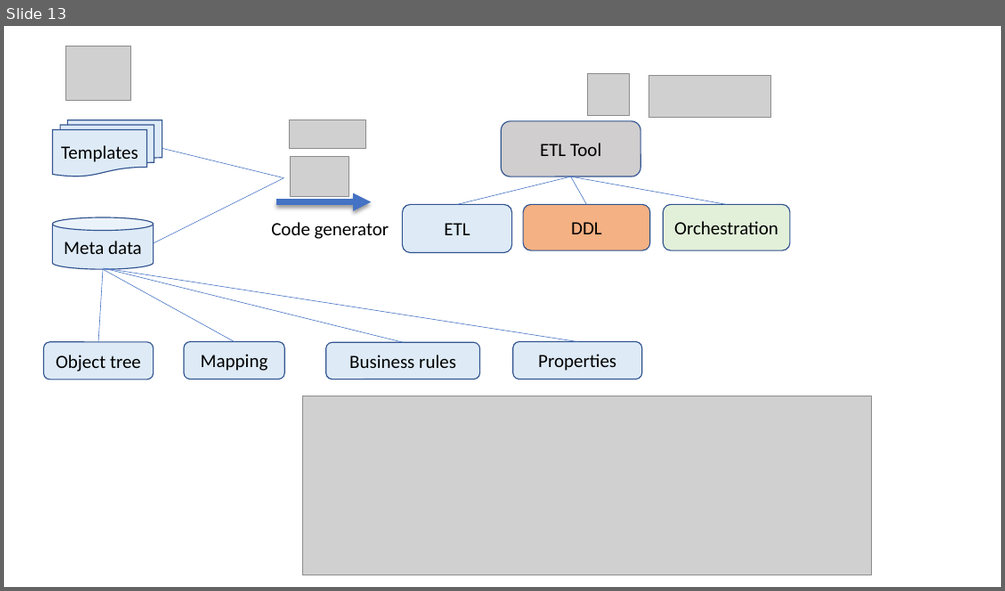
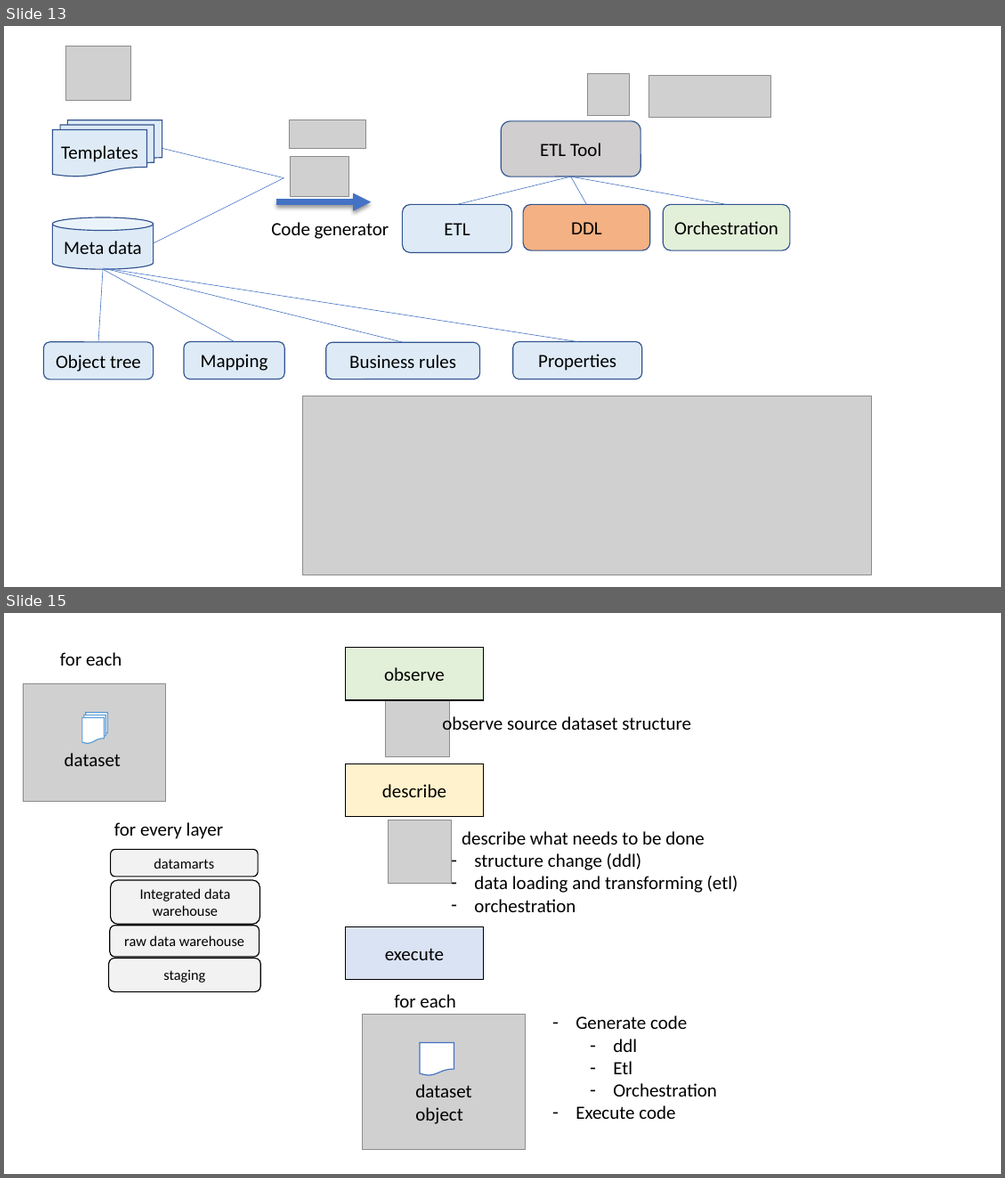
Before and after one commit to basvdberg/BETL, a slide deck: image/betl_architecture.pptx. Shown one above the other, each under a label of ours: slide 13 before the commit, slides 13 and 15 after it; the slides between them are not shown. The pictures are 1005x591 and 1005x1178 pixels, drawn with LibreOffice and Linux fonts; fonts in the diff are those of the drawing; grey boxes stand for pictures. Boxes give left, top, right and bottom in pixels: in the first picture for what was removed or moved away, otherwise in the second. Text is boxed around its words. In the diff, an @@ line names an element or a change of style, - is before the commit and + after.

```diff
--- a/image/betl_architecture.pptx
+++ b/image/betl_architecture.pptx
@@ slide 15 added at (4,613,1001,1174), background #FFFFFF @@
@@ text added at (60,652,121,666), 18 pt, text #000000 @@
+for each
@@ rectangle added at (345,648,484,700), fill #E2F0D9, outline #000000 1 pt, 18 pt, text #000000 @@
+observe
@@ picture added at (24,683,165,801) @@
@@ picture added at (386,692,450,756) @@
@@ flow chart multidocument added at (82,713,108,743), fill #FFFFFF, outline #5B9BD5 1 pt @@
@@ text added at (442,714,691,736), 18 pt, text #000000 @@
+observe source dataset structure
@@ text added at (65,753,121,766), 18 pt, text #000000 @@
+dataset
@@ rectangle added at (345,764,484,817), fill #FFF2CC, outline #000000 1 pt, 18 pt, text #000000 @@
+describe
@@ text added at (114,822,223,839), 18 pt, text #000000 @@
+for every layer
@@ picture added at (388,820,451,883) @@
@@ rounded rectangle added at (110,850,258,876), fill #F2F2F2, outline #000000 1 pt, 14 pt, text #000000 @@
+datamarts
@@ text added at (461,831,704,844), 18 pt, text #000000 @@
+describe what needs to be done
@@ text added at (474,853,738,912), 18 pt, text #000000 @@
+– structure change (ddl)
+– data loading and transforming (etl)
+– orchestration
@@ rounded rectangle added at (110,880,259,925), fill #F2F2F2, outline #000000 1 pt, 14 pt, text #000000 @@
+Integrated data warehouse
@@ rounded rectangle added at (109,925,259,957), fill #F2F2F2, outline #000000 1 pt, 14 pt, text #000000 @@
+raw data warehouse
@@ rectangle added at (345,926,484,980), fill #DAE3F3, outline #000000 1 pt, 18 pt, text #000000 @@
+execute
@@ rounded rectangle added at (109,957,260,991), fill #F2F2F2, outline #000000 1 pt, 14 pt, text #000000 @@
+staging
@@ text added at (394,994,455,1007), 18 pt, text #000000 @@
+for each
@@ picture added at (362,1014,526,1149) @@
@@ text added at (575,1015,717,1119), 18 pt, text #000000 @@
+– Generate code
+  – ddl
+  – Etl
+  – Orchestration
+– Execute code
@@ flow chart document added at (420,1042,454,1075), fill #FFFFFF, outline #4472C4 1 pt @@
@@ text added at (415,1084,471,1124), 18 pt, text #000000 @@
+dataset
+object
```
Also in this commit, not shown: 2 other files.
